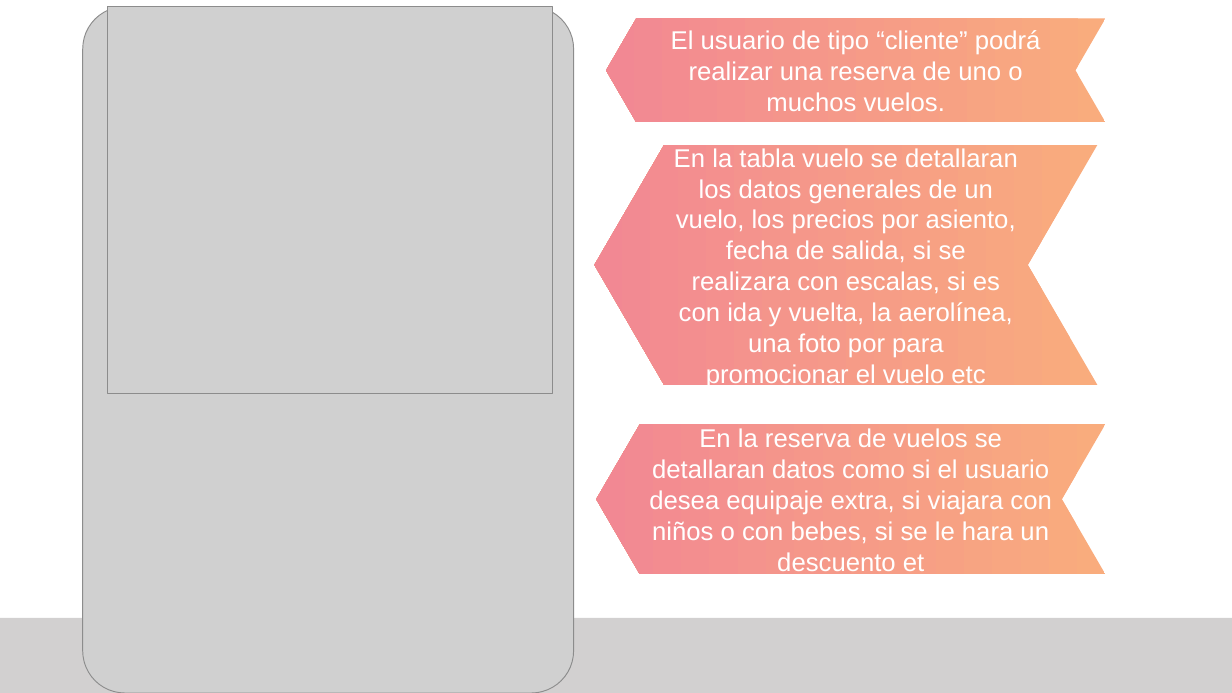
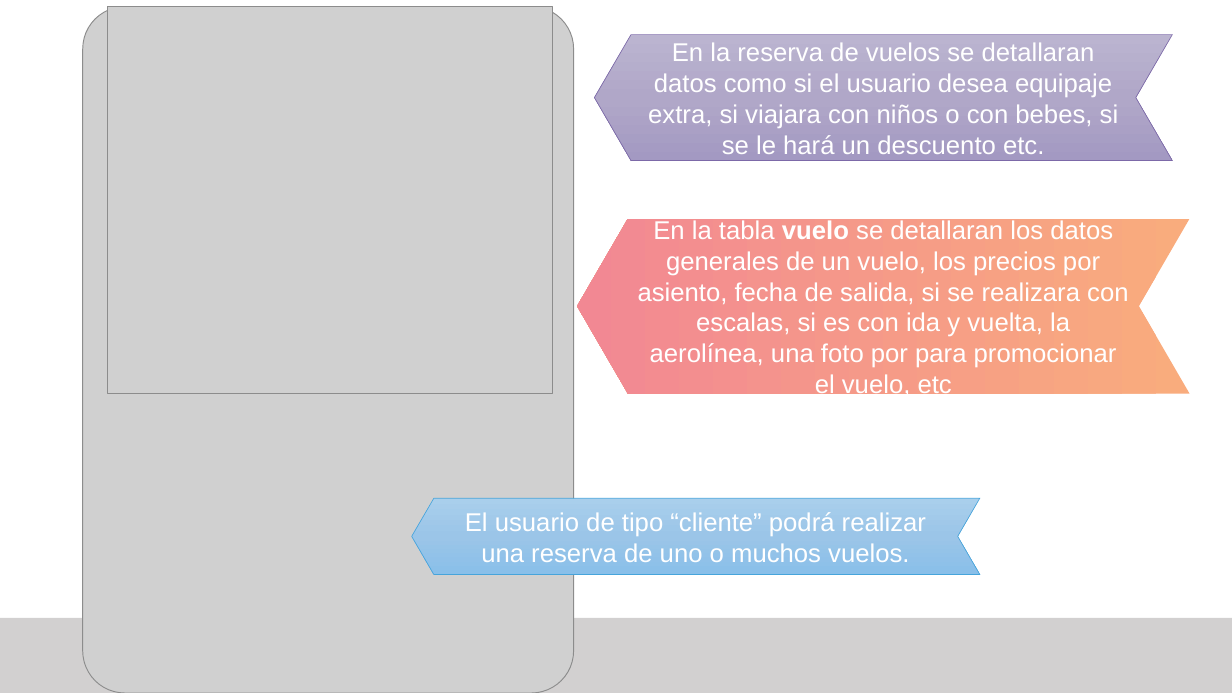
Before and after one commit to AbiPineda/SistemaAgencia, a slide deck: slide 4 of Documentacion/Base de Datos - Agencia de Viajes.pptx. Drawn at 1232x693 pixels with LibreOffice and Linux fonts; fonts in the diff are those of the drawing; grey boxes stand for pictures. Boxes give left, top, right and bottom in pixels: in the first picture for what was removed or moved away, otherwise in the second. Text is boxed around its words. In the diff, an @@ line names an element or a change of style, - is before the commit and + after.

```diff
--- a/Documentacion/Base de Datos - Agencia de Viajes.pptx
+++ b/Documentacion/Base de Datos - Agencia de Viajes.pptx
@@ chevron "En la reserva de vuelos ...": place and size @@
-chevron "En la reserva de vuelos ..." at [596,424,1105,575]
+chevron "En la reserva de vuelos ..." at [594,34,1172,160]
@@ chevron "En la reserva de vuelos ..." at [594,34,1172,160]: fill gradient #F9AC7D to #F28893 to gradient #BCB4D0 to #B0A8C8 to #A499C2; outline none to #7C69A8 0.5 pt @@
@@ text in chevron at [648,42,1119,154]: text changed @@
-En la reserva de vuelos se detallaran datos como si el usuario desea equipaje extra, si viajara con niños o con bebes, si se le hara un descuento et
+En la reserva de vuelos se detallaran datos como si el usuario desea equipaje extra, si viajara con niños o con bebes, si se le hará un descuento etc.
@@ chevron "En la tabla vuelo se ...": place and size @@
-chevron "En la tabla vuelo se ..." at [594,145,1097,385]
+chevron "En la tabla vuelo se ..." at [578,219,1190,395]
@@ text in chevron at [638,218,1128,399]: text changed @@
-En la tabla vuelo se detallaran los datos generales de un vuelo, los precios por asiento, fecha de salida, si se realizara con escalas, si es con ida y vuelta, la aerolínea, una foto por para promocionar el vuelo etc
+En la tabla vuelo se detallaran los datos generales de un vuelo, los precios por asiento, fecha de salida, si se realizara con escalas, si es con ida y vuelta, la aerolínea, una foto por para promocionar el vuelo, etc
@@ chevron "El usuario de tipo “cliente” ...": place and size @@
-chevron "El usuario de tipo “cliente” ..." at [606,18,1105,122]
+chevron "El usuario de tipo “cliente” ..." at [412,498,981,574]
@@ chevron "El usuario de tipo “cliente” ..." at [412,498,981,574]: fill gradient #F9AC7D to #F28893 to gradient #AACFED to #9CC6E9 to #89BFE9; outline none to #46A4DB 0.5 pt @@
```
Also in this commit, not shown: 7 other slides changed, 2 slides added, 3 slides removed.
